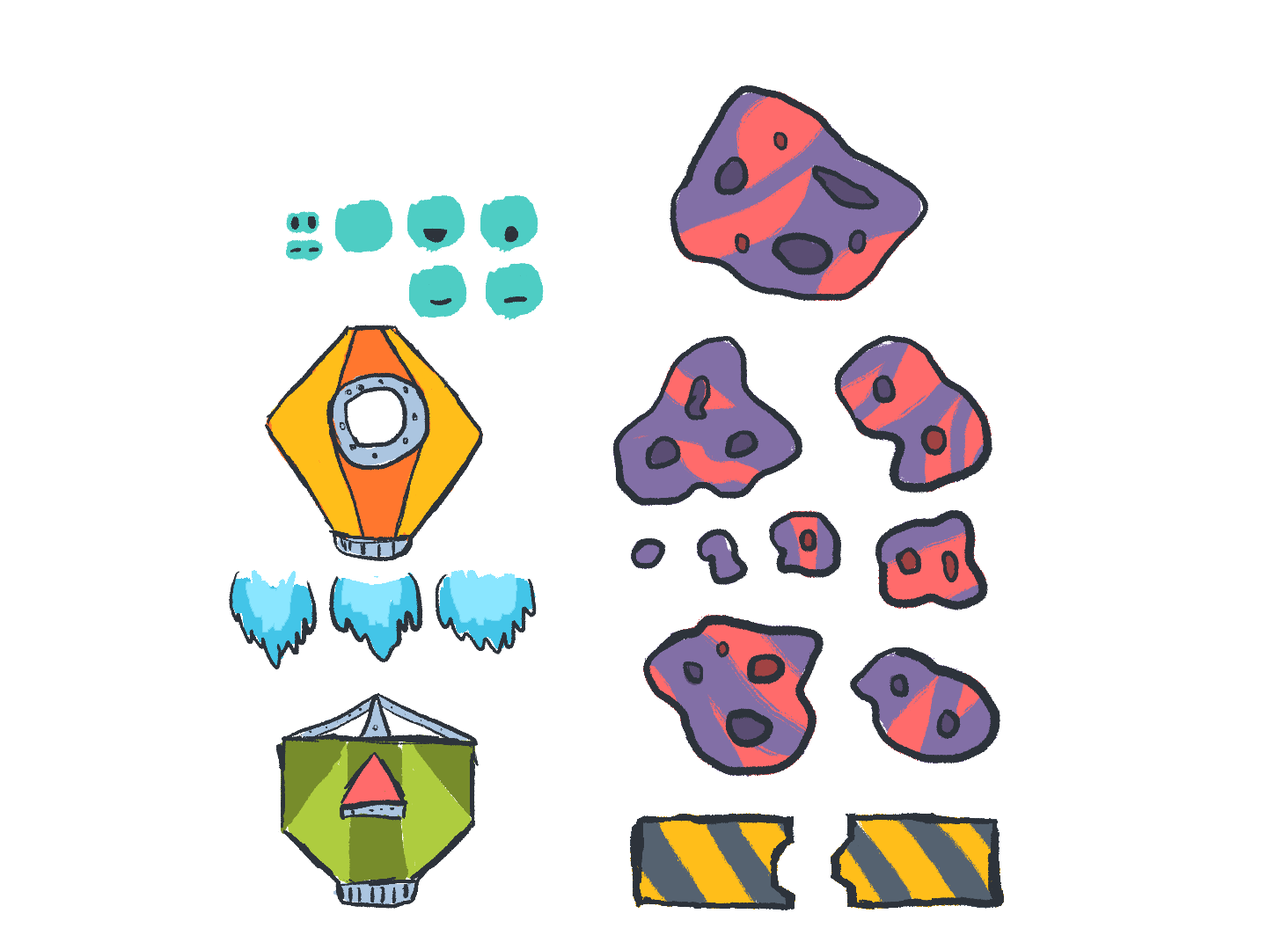
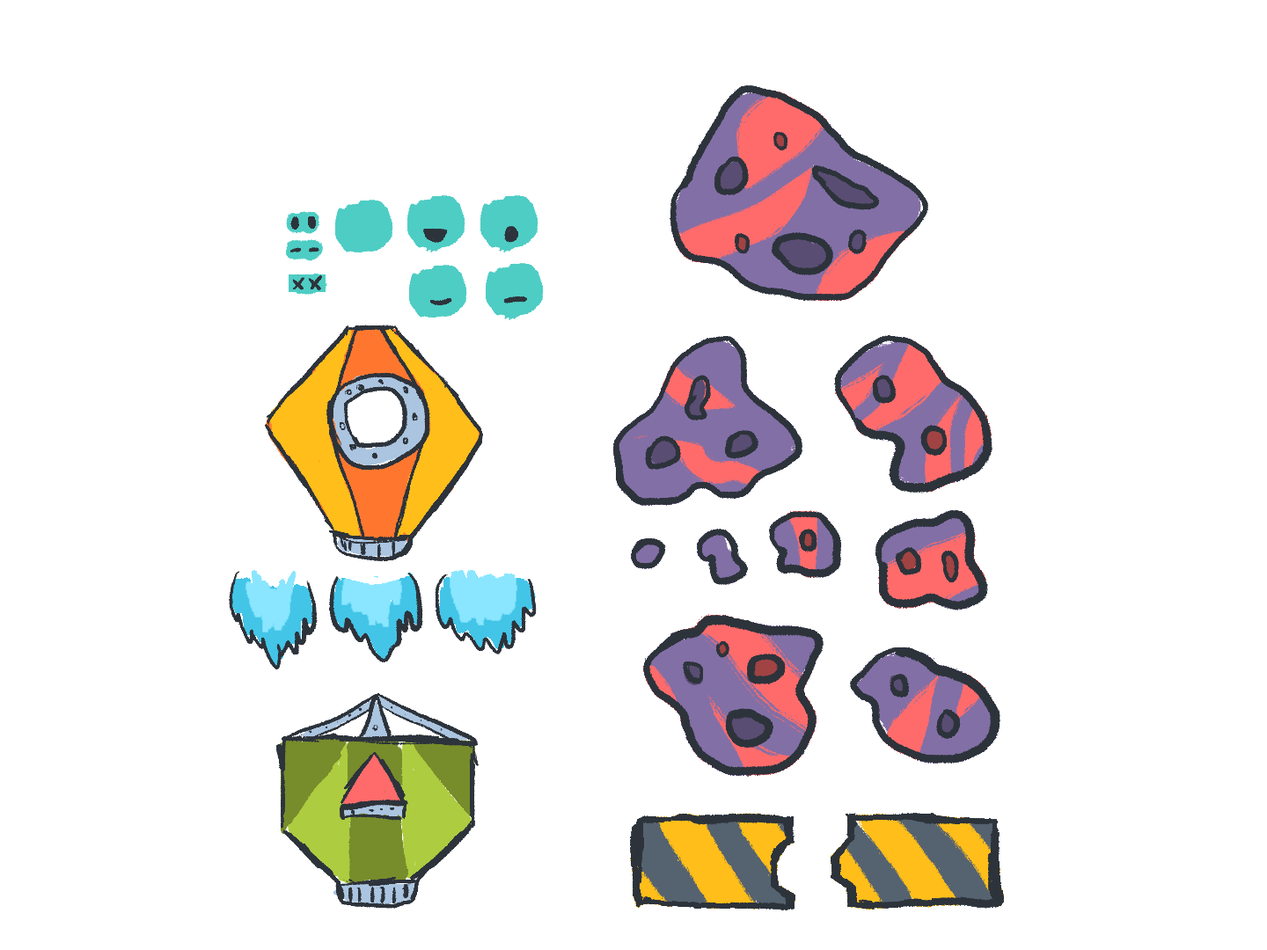
Revision of a layered 1267px x 950px image; what changed, layer by layer:
showed "Layer 5 copy 4", painted on it over [288, 272, 328, 293]
painted on "Layer 17" over [288, 272, 328, 295]
